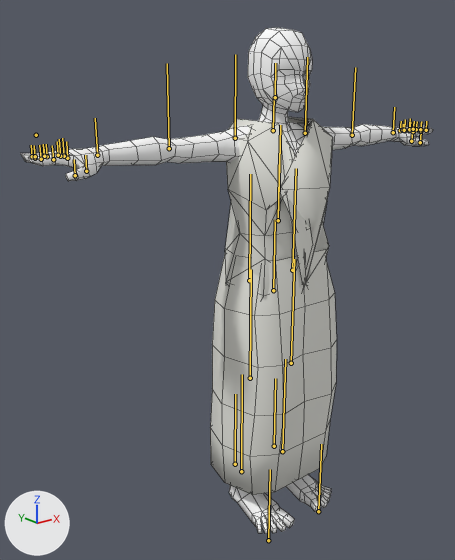
The FBX model Data_Origin/character/majyu/majyu_use_event.fbx, before and after one commit.
Both versions are drawn from a 50 mm camera at (-2.37, -2.54, 2.53) aimed at (-0.23, 0.14, 1.46). Every picture has the same lights, and +X, +Y and +Z are marked at lower left. The bones that bend it are drawn over the model as lines. Mesh edges are drawn as thin lines.

Objects in the first picture: 'body'.
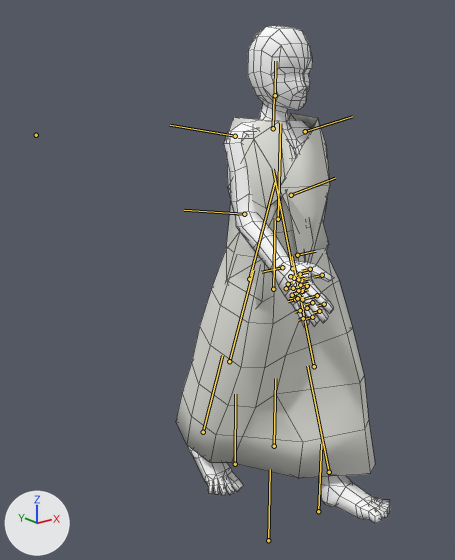
The newer file adds an action. The first version stands in its rest pose; the second is drawn at frame 24 of the action 'walk'.

Changed parts and their boxes (x1, y1, x2, y2) in the pictures (455 x 560 px):
'body', posed (48% narrower): before (20, 28, 433, 534); after (176, 26, 390, 524)
bone 'thigh_R_', root to tip: before (249, 280) to (250, 174); after (249, 279) to (275, 182)
bone 'thigh_L_', root to tip: before (292, 270) to (296, 168); after (292, 268) to (273, 169)
bone 'shoulder_R_', root to tip: before (235, 138) to (235, 54); after (235, 136) to (170, 125)
bone 'front_arm_R_', root to tip: before (169, 148) to (167, 63); after (244, 214) to (184, 210)
bone 'hand_R_', root to tip: before (97, 155) to (95, 118); after (282, 267) to (261, 272)
bone 'shoulder_L_', root to tip: before (305, 133) to (307, 57); after (305, 131) to (352, 116)
bone 'front_arm_L_', root to tip: before (352, 135) to (355, 67); after (291, 195) to (335, 178)
bone 'hand_L_', root to tip: before (393, 132) to (394, 107); after (297, 255) to (315, 251)

Diff of the bpy script that builds the scene:
```diff
--- a/Data_Origin/character/majyu/majyu_use_event.fbx.py
+++ b/Data_Origin/character/majyu/majyu_use_event.fbx.py
@@ bone_thigh_r @@
 bone_thigh_r = bpy.data.objects['Armature'].pose.bones['thigh_R_']  # child of 'kosi'
-bone_thigh_r.rotation_quaternion = (1.0, 0.0, 0.0, 0.0)  # degrees (0, 0, 0)
+bone_thigh_r.rotation_quaternion = (0.986, 0.162, 0.0, 0.0)  # degrees (19, 0, 0)
@@ bone_thigh_l @@
 bone_thigh_l = bpy.data.objects['Armature'].pose.bones['thigh_L_']  # child of 'kosi'
-bone_thigh_l.rotation_quaternion = (1.0, 0.0, 0.0, 0.0)  # degrees (0, 0, 0)
+bone_thigh_l.rotation_quaternion = (0.986, -0.162, 0.0, 0.0)  # degrees (-19, 0, 0)
@@ bone_shoulder_r @@
 bone_shoulder_r = bpy.data.objects['Armature'].pose.bones['shoulder_R_']  # child of 'brest'
-bone_shoulder_r.rotation_quaternion = (1.0, 0.0, 0.0, 0.0)  # degrees (0, 0, 0)
+bone_shoulder_r.rotation_quaternion = (0.755, -0.104, 0.124, 0.634)  # degrees (0, 19, 80)
@@ bone_front_arm_r @@
 bone_front_arm_r = bpy.data.objects['Armature'].pose.bones['front_arm_R_']  # child of 'shoulder_R_'
-bone_front_arm_r.rotation_quaternion = (1.0, 0.0, 0.0, 0.0)  # degrees (0, 0, 0)
+bone_front_arm_r.rotation_quaternion = (0.944, 0.0, 0.319, 0.0)  # degrees (0, 37, 0)
@@ bone_hand_r @@
 bone_hand_r = bpy.data.objects['Armature'].pose.bones['hand_R_']  # child of 'front_arm_R_'
-bone_hand_r.rotation_quaternion = (1.0, 0.0, 0.0, 0.0)  # degrees (0, 0, 0)
+bone_hand_r.rotation_quaternion = (0.996, 0.0, 0.0, 0.087)  # degrees (0, 0, 10)
@@ bone_shoulder_l @@
 bone_shoulder_l = bpy.data.objects['Armature'].pose.bones['shoulder_L_']  # child of 'brest'
-bone_shoulder_l.rotation_quaternion = (1.0, 0.0, 0.0, 0.0)  # degrees (0, 0, 0)
+bone_shoulder_l.rotation_quaternion = (0.755, 0.104, 0.124, -0.634)  # degrees (0, 19, -80)
@@ bone_front_arm_l @@
 bone_front_arm_l = bpy.data.objects['Armature'].pose.bones['front_arm_L_']  # child of 'shoulder_L_'
-bone_front_arm_l.rotation_quaternion = (1.0, 0.0, 0.0, 0.0)  # degrees (0, 0, 0)
+bone_front_arm_l.rotation_quaternion = (0.986, 0.0, -0.162, 0.0)  # degrees (0, -19, 0)
@@ bone_hand_l @@
 bone_hand_l = bpy.data.objects['Armature'].pose.bones['hand_L_']  # child of 'front_arm_L_'
-bone_hand_l.rotation_quaternion = (1.0, 0.0, 0.0, 0.0)  # degrees (0, 0, 0)
+bone_hand_l.rotation_quaternion = (0.996, 0.0, 0.0, -0.087)  # degrees (0, 0, -10)
```
